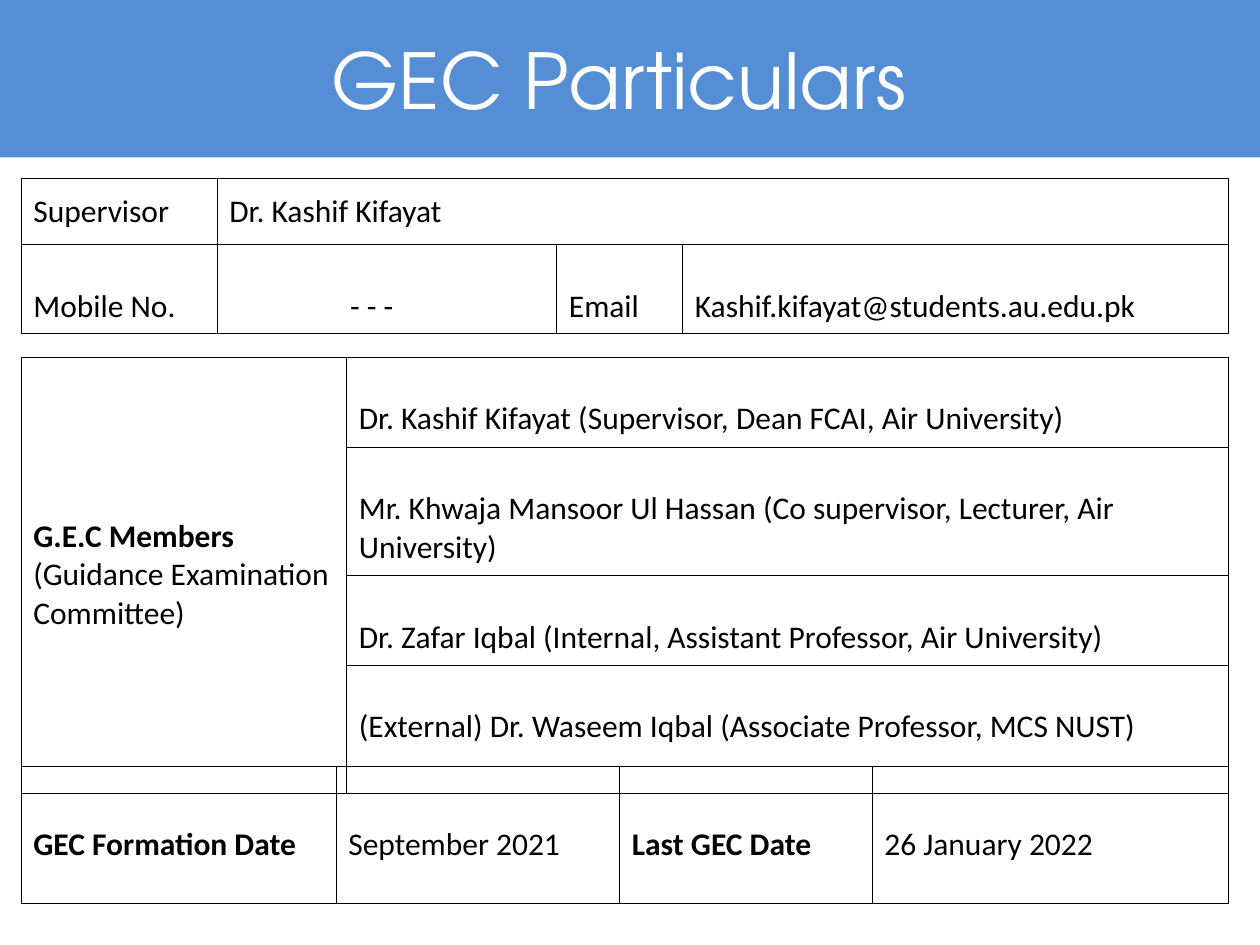
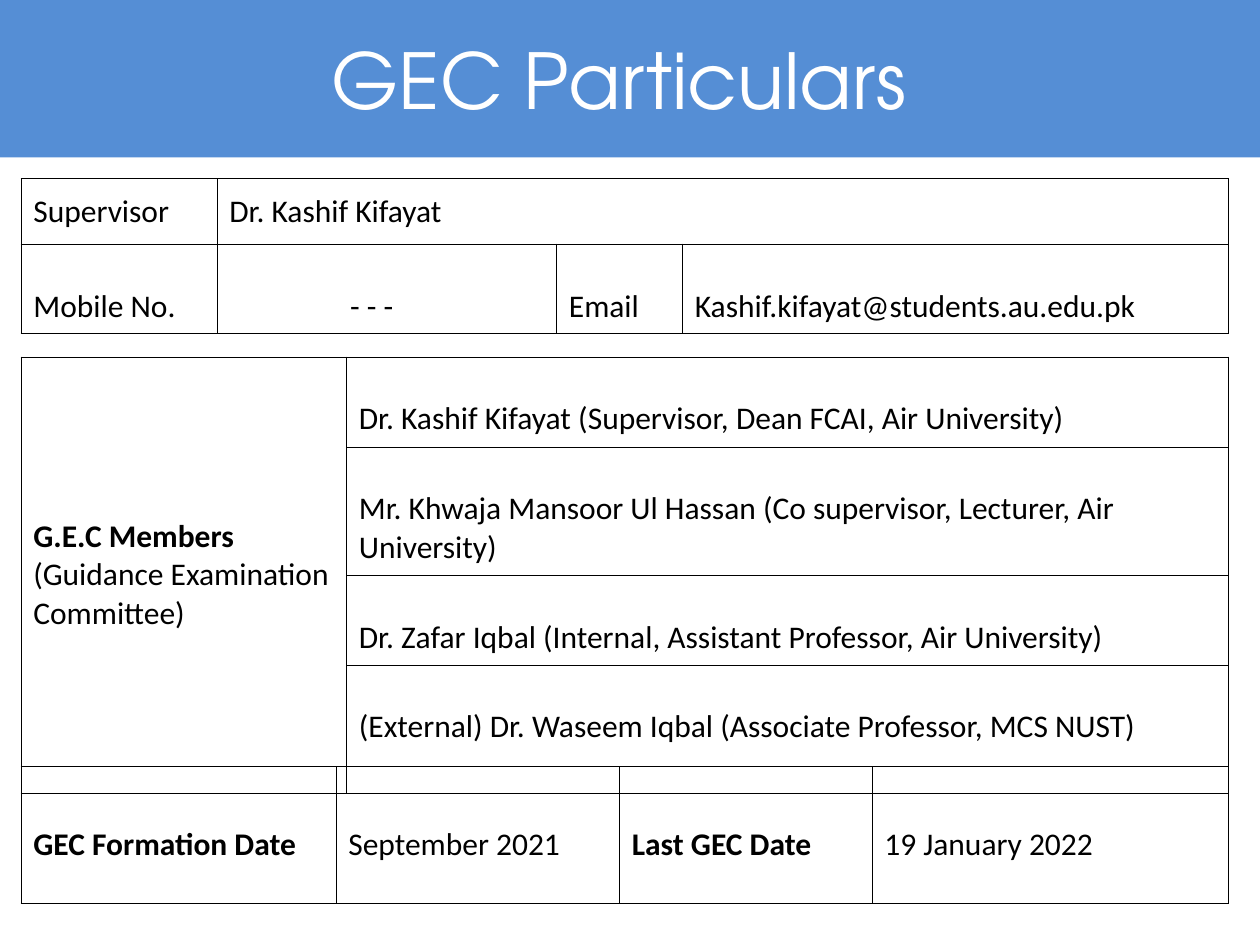
Before and after one commit to adnanshahz2018/msprogress, a slide deck: slide 4 of Adnan Shah MS-Progress.ppt. Drawn at 1260x945 pixels with LibreOffice and Linux fonts; fonts in the diff are those of the drawing. Boxes give left, top, right and bottom in pixels: in the first picture for what was removed or moved away, otherwise in the second. Text is boxed around its words. In the diff, an @@ line names an element or a change of style, - is before the commit and + after.

```diff
--- a/Adnan Shah MS-Progress.ppt
+++ b/Adnan Shah MS-Progress.ppt
@@ table at [21, 766, 1228, 902] @@
-row 1, column 4: 26 January 2022
+row 1, column 4: 19 January 2022
```
